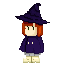
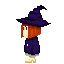
Layers edited between the first and the second 64px x 64px image:
showed group "Group 2 copy 2" (3 layers) over [16, 3, 51, 63]
hid group "Group 1" (2 layers) over [15, 3, 51, 63]
hid "Layer 2" (3rd of 3, in "Group 1"), painted on it over [15, 3, 50, 63]
